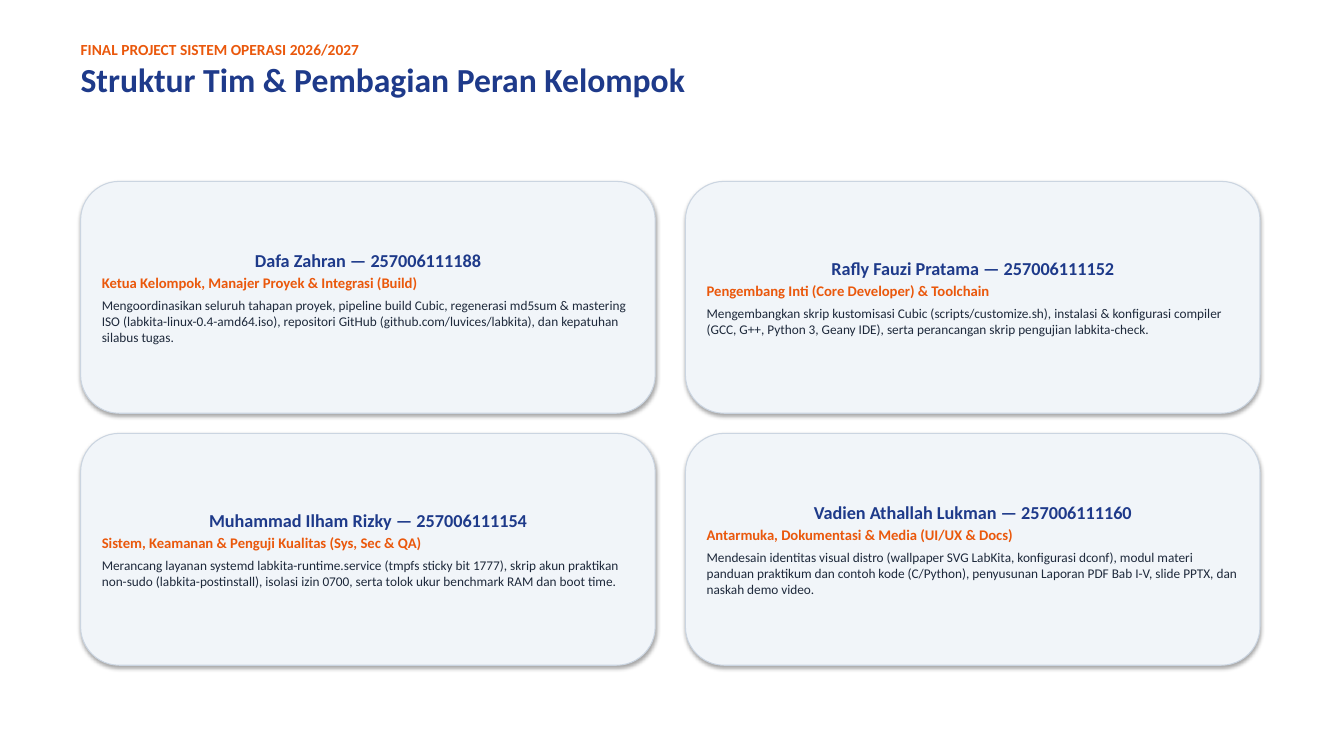
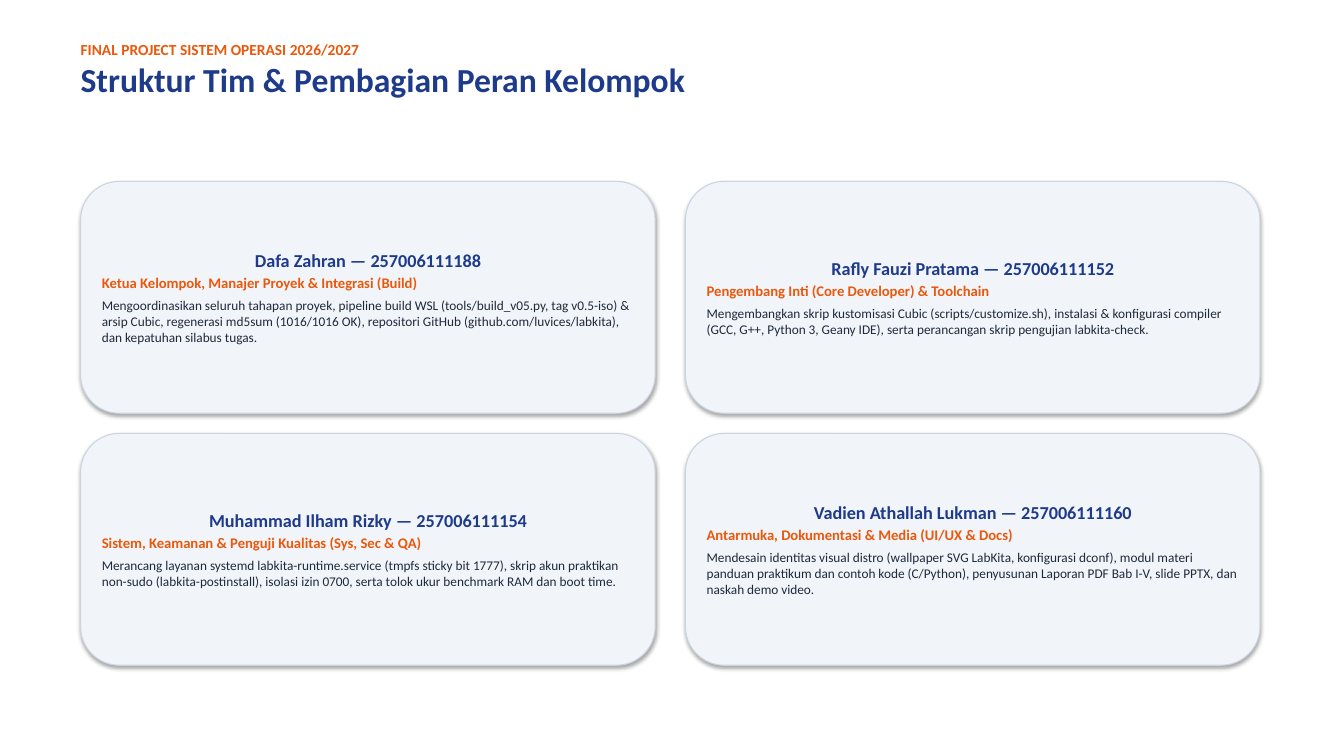
Before and after one commit to luvices/labkita, a slide deck: slide 11 of docs/presentation/labkita-presentation.pptx. Drawn at 1344x756 pixels with LibreOffice and Linux fonts; fonts in the diff are those of the drawing. Boxes give left, top, right and bottom in pixels: in the first picture for what was removed or moved away, otherwise in the second. Text is boxed around its words. In the diff, an @@ line names an element or a change of style, - is before the commit and + after.

Commit message:
docs(v05): update docs, report PDF, and slides for LabKita Linux 0.5 GUI release

```diff
--- a/docs/presentation/labkita-presentation.pptx
+++ b/docs/presentation/labkita-presentation.pptx
@@ text in rounded rectangle at box(102, 300, 619, 345): text changed @@
-Mengoordinasikan seluruh tahapan proyek, pipeline build Cubic, regenerasi md5sum & mastering ISO (labkita-linux-0.4-amd64.iso), repositori GitHub (github.com/luvices/labkita), dan kepatuhan silabus tugas.
+Mengoordinasikan seluruh tahapan proyek, pipeline build WSL (tools/build_v05.py, tag v0.5-iso) & arsip Cubic, regenerasi md5sum (1016/1016 OK), repositori GitHub (github.com/luvices/labkita), dan kepatuhan silabus tugas.
```
Also in this commit, not shown: 9 other slides changed, 7 other files.
